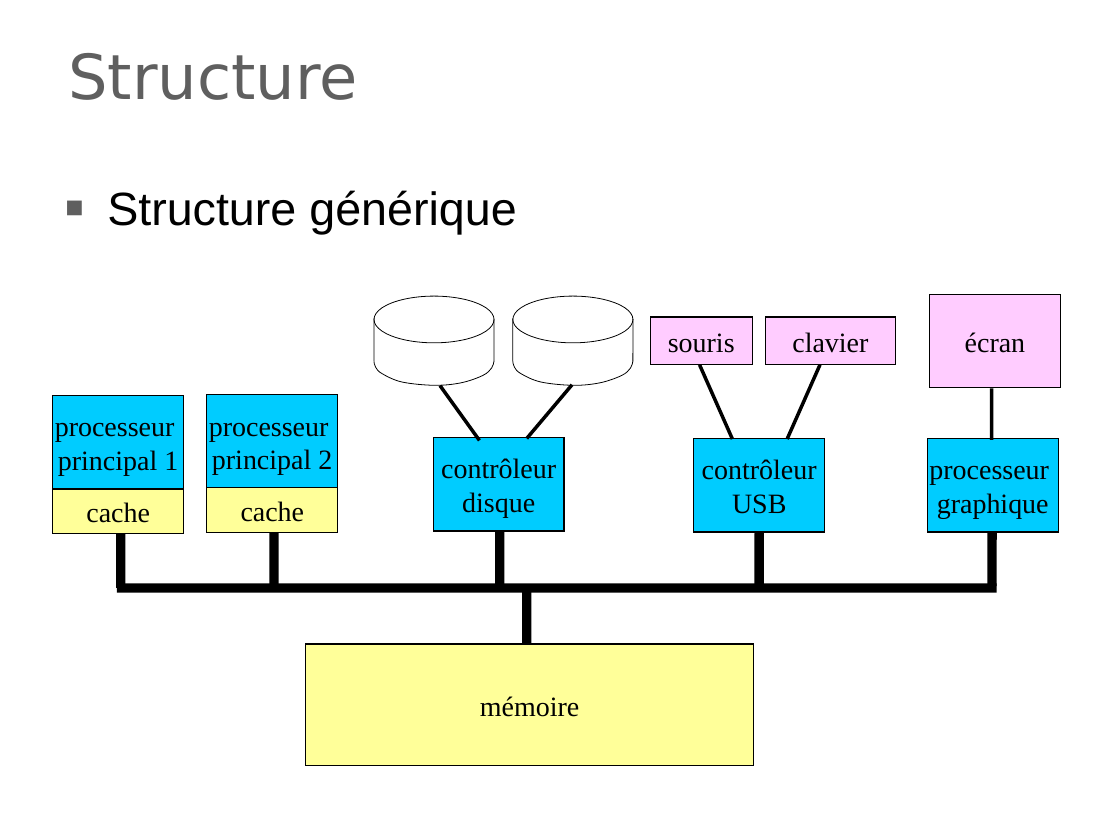
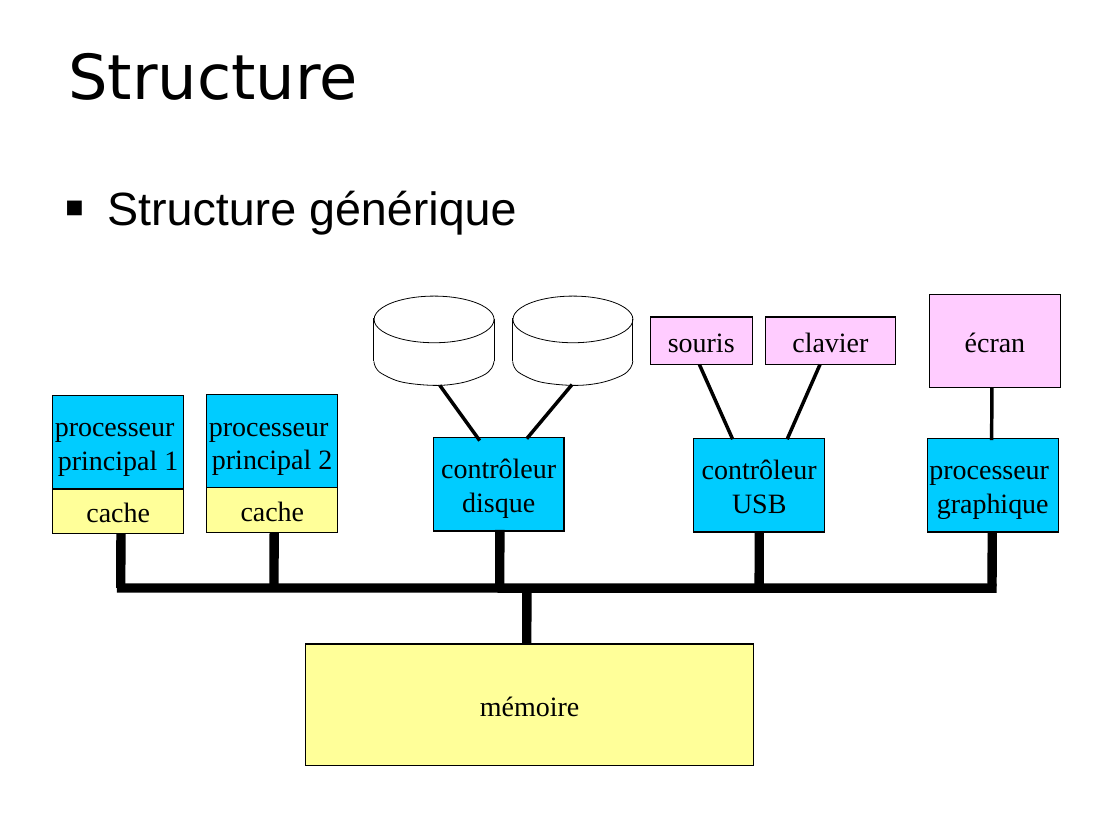
Before and after one commit to duanegris/texts, a slide deck: slide 13 of isi1/slides/2_architecture_machine.ppt. Drawn at 1120x840 pixels with LibreOffice and Linux fonts; fonts in the diff are those of the drawing; background and template pictures are left out. Boxes give left, top, right and bottom in pixels: in the first picture for what was removed or moved away, otherwise in the second. Text is boxed around its words. In the diff, an @@ line names an element or a change of style, - is before the commit and + after.

```diff
--- a/isi1/slides/2_architecture_machine.ppt
+++ b/isi1/slides/2_architecture_machine.ppt
@@ title "Structure" at (x1=68, y1=53, x2=357, y2=100): text colour #5F5F5F to #000000 @@
@@ text "Structure générique" at (x1=107, y1=190, x2=516, y2=234): indent changed; bullet colour #5F5F5F to #000000 @@
@@ line removed from (374, 361) to (374, 318) @@
@@ freeform shape added at (x1=374, y1=318, x2=374, y2=361), fill #0099CC, outline #000000 0.51 pt @@
@@ line removed from (494, 361) to (494, 319) @@
@@ freeform shape added at (x1=494, y1=319, x2=494, y2=362), fill #0099CC, outline #000000 0.51 pt @@
@@ line removed from (513, 361) to (513, 318) @@
@@ freeform shape added at (x1=513, y1=318, x2=513, y2=361), fill #0099CC, outline #000000 0.51 pt @@
@@ line removed from (633, 361) to (633, 319) @@
@@ freeform shape added at (x1=633, y1=319, x2=633, y2=362), fill #0099CC, outline #000000 0.51 pt @@
@@ freeform shape at (x1=374, y1=361, x2=494, y2=385): outline redrawn @@
@@ freeform shape at (x1=513, y1=361, x2=633, y2=385): outline redrawn @@
```
Also in this commit, not shown: 33 other slides changed, 1 slide added.
